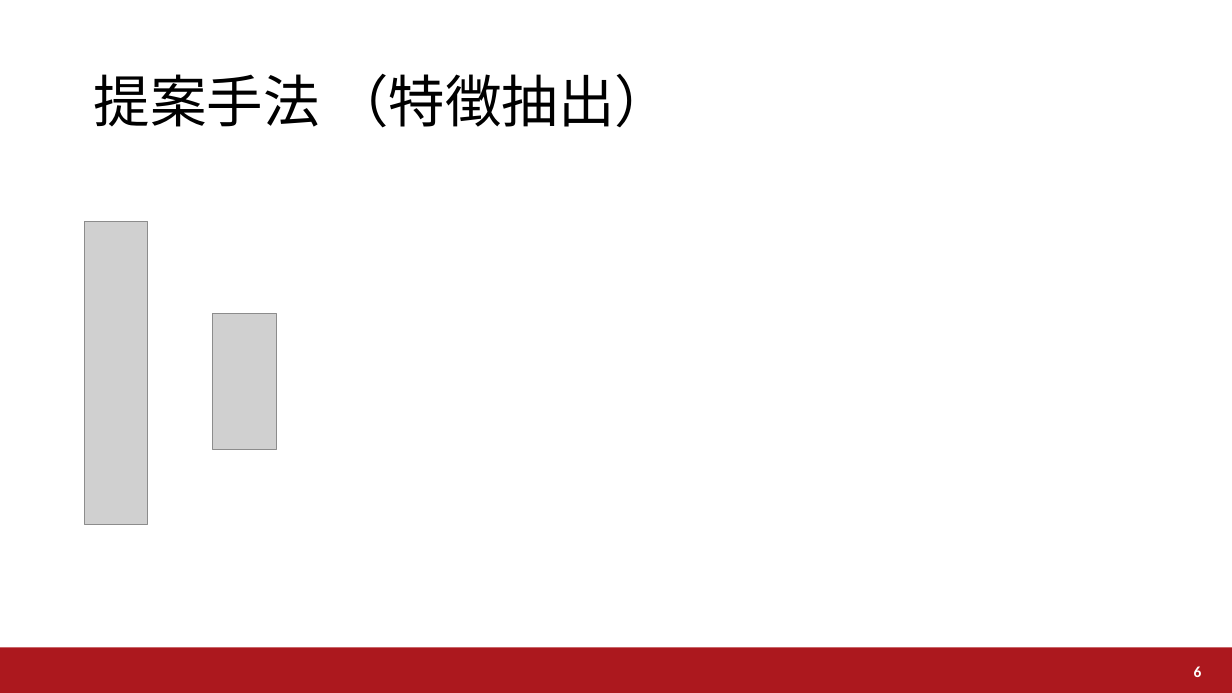
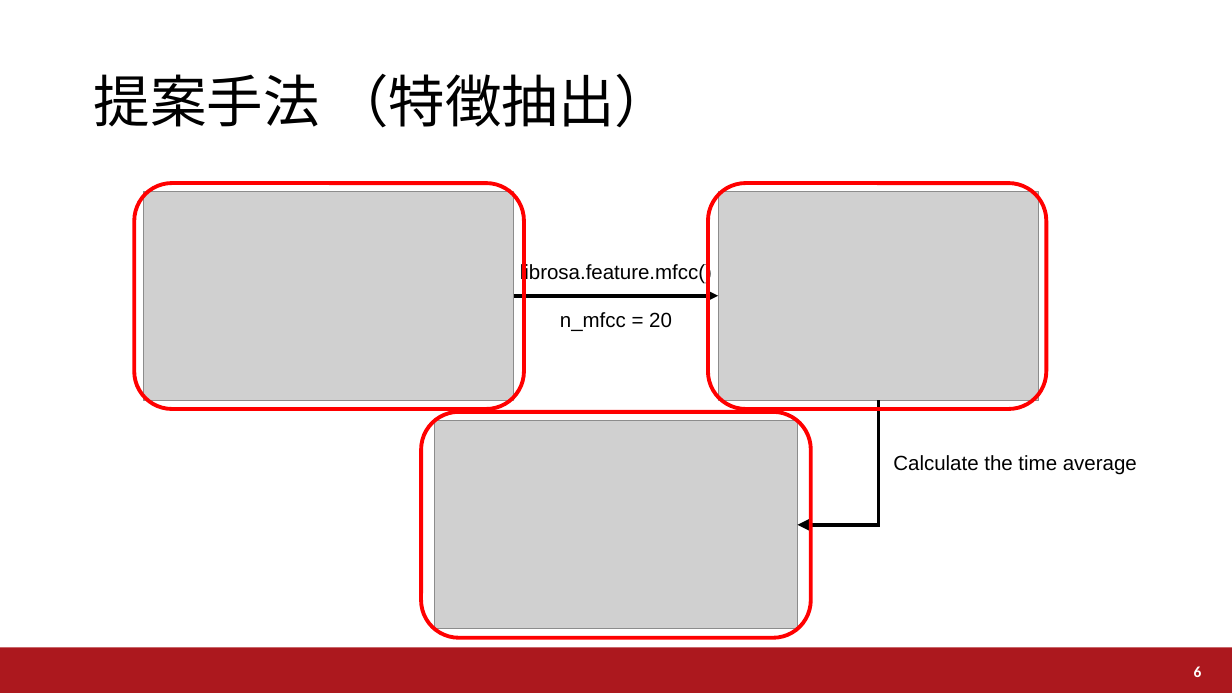
Before and after one commit to a2h1r0/lab, a slide deck: slide 6 of paper/water/UWW2021/UWW2021.pptx. Drawn at 1232x693 pixels with LibreOffice and Linux fonts; fonts in the diff are those of the drawing; grey boxes stand for pictures; background and template pictures are left out. Boxes give left, top, right and bottom in pixels: in the first picture for what was removed or moved away, otherwise in the second. Text is boxed around its words. In the diff, an @@ line names an element or a change of style, - is before the commit and + after.

```diff
--- a/paper/water/UWW2021/UWW2021.pptx
+++ b/paper/water/UWW2021/UWW2021.pptx
@@ rounded rectangle added at (x1=134, y1=183, x2=524, y2=409), outline #FF0000 3 pt @@
@@ picture added at (x1=143, y1=191, x2=514, y2=400) @@
@@ rounded rectangle added at (x1=708, y1=183, x2=1046, y2=409), outline #FF0000 3 pt @@
@@ picture added at (x1=718, y1=191, x2=1039, y2=400) @@
@@ picture removed at (x1=85, y1=221, x2=148, y2=525) @@
@@ text added at (x1=520, y1=263, x2=712, y2=284), 16 pt, text #000000 @@
+librosa.feature.mfcc()
@@ arrow added from (514, 296) to (718, 296), #000000 3 pt @@
@@ picture removed at (x1=213, y1=314, x2=277, y2=451) @@
@@ text added at (x1=560, y1=312, x2=672, y2=331), 16 pt, text #000000 @@
+n_mfcc = 20
@@ rounded rectangle added at (x1=421, y1=412, x2=811, y2=638), outline #FF0000 3 pt @@
@@ elbow arrow added from (879, 400) to (798, 525), #000000 3 pt @@
@@ picture added at (x1=434, y1=421, x2=798, y2=628) @@
@@ text added at (x1=893, y1=455, x2=1137, y2=475), 16 pt, text #000000 @@
+Calculate the time average
```
